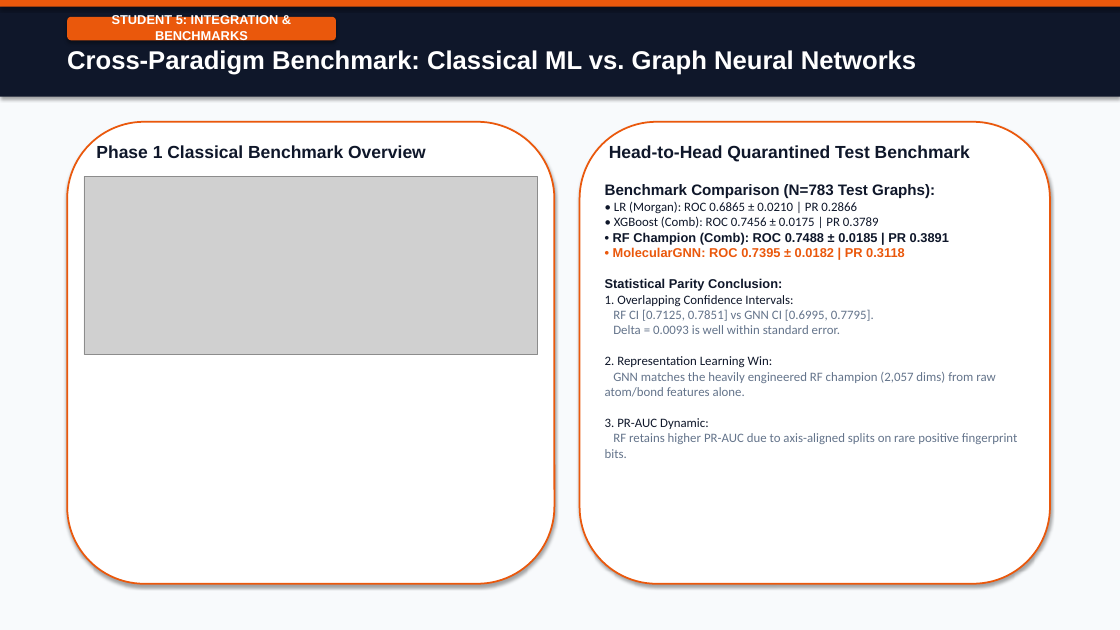
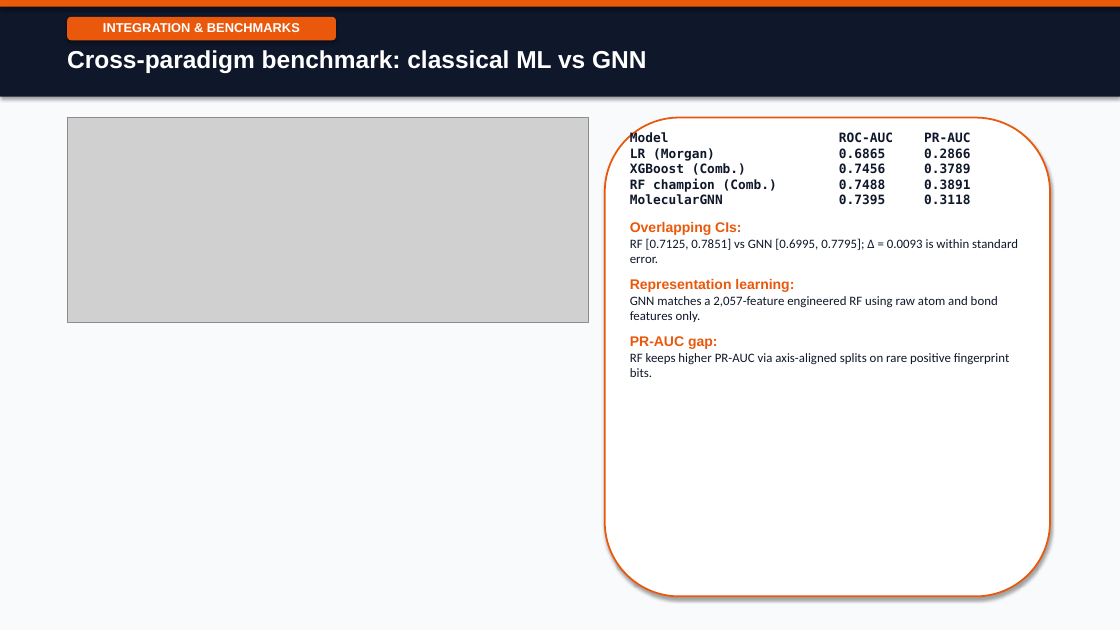
Before and after one commit to shouryapratap132006/Molecular-Toxicity-Prediction, a slide deck: slide 19 of reports/final_presentation/phase2_final_presentation.pptx. Drawn at 1120x630 pixels with LibreOffice and Linux fonts; fonts in the diff are those of the drawing; grey boxes stand for pictures. Boxes give left, top, right and bottom in pixels: in the first picture for what was removed or moved away, otherwise in the second. Text is boxed around its words. In the diff, an @@ line names an element or a change of style, - is before the commit and + after.

Commit message:
docs(presentation): align slide deck directly with defense script

```diff
--- a/reports/final_presentation/phase2_final_presentation.pptx
+++ b/reports/final_presentation/phase2_final_presentation.pptx
@@ text in rounded rectangle at bbox=[103, 23, 300, 32]: text changed @@
-STUDENT 5: INTEGRATION & BENCHMARKS
+INTEGRATION & BENCHMARKS
@@ text at bbox=[67, 50, 646, 73]: text changed; size 22 to 21 pt @@
-Cross-Paradigm Benchmark: Classical ML vs. Graph Neural Networks
+Cross-paradigm benchmark: classical ML vs GNN
@@ picture: place and size @@
-picture at bbox=[84, 176, 538, 355]
+picture at bbox=[67, 118, 588, 323]
@@ rounded rectangle: place and size @@
-rounded rectangle at bbox=[580, 122, 1050, 584]
+rounded rectangle at bbox=[605, 118, 1050, 597]
@@ rounded rectangle removed at bbox=[67, 122, 555, 584] @@
@@ text removed at bbox=[96, 145, 426, 158] @@
-Phase 1 Classical Benchmark Overview
@@ text removed at bbox=[609, 145, 970, 162] @@
-Head-to-Head Quarantined Test Benchmark
@@ text at bbox=[630, 132, 1018, 377]: text changed @@
-Benchmark Comparison (N=783 Test Graphs):
-• LR (Morgan): ROC 0.6865 ± 0.0210 | PR 0.2866
-• XGBoost (Comb): ROC 0.7456 ± 0.0175 | PR 0.3789
-• RF Champion (Comb): ROC 0.7488 ± 0.0185 | PR 0.3891
-• MolecularGNN: ROC 0.7395 ± 0.0182 | PR 0.3118
-Statistical Parity Conclusion:
-1. Overlapping Confidence Intervals:
-RF CI [0.7125, 0.7851] vs GNN CI [0.6995, 0.7795].
-Delta = 0.0093 is well within standard error.
-2. Representation Learning Win:
-GNN matches the heavily engineered RF champion (2,057 dims) from raw atom/bond features alone.
-3. PR-AUC Dynamic:
-RF retains higher PR-AUC due to axis-aligned splits on rare positive fingerprint bits.
+Model ROC-AUC PR-AUC
+LR (Morgan) 0.6865 0.2866
+XGBoost (Comb.) 0.7456 0.3789
+RF champion (Comb.) 0.7488 0.3891
+MolecularGNN 0.7395 0.3118
+Overlapping CIs:
+RF [0.7125, 0.7851] vs GNN [0.6995, 0.7795]; Δ = 0.0093 is within standard error.
+Representation learning:
+GNN matches a 2,057-feature engineered RF using raw atom and bond features only.
+PR-AUC gap:
+RF keeps higher PR-AUC via axis-aligned splits on rare positive fingerprint bits.
```
Also in this commit, not shown: 19 other slides changed, 1 other file.
